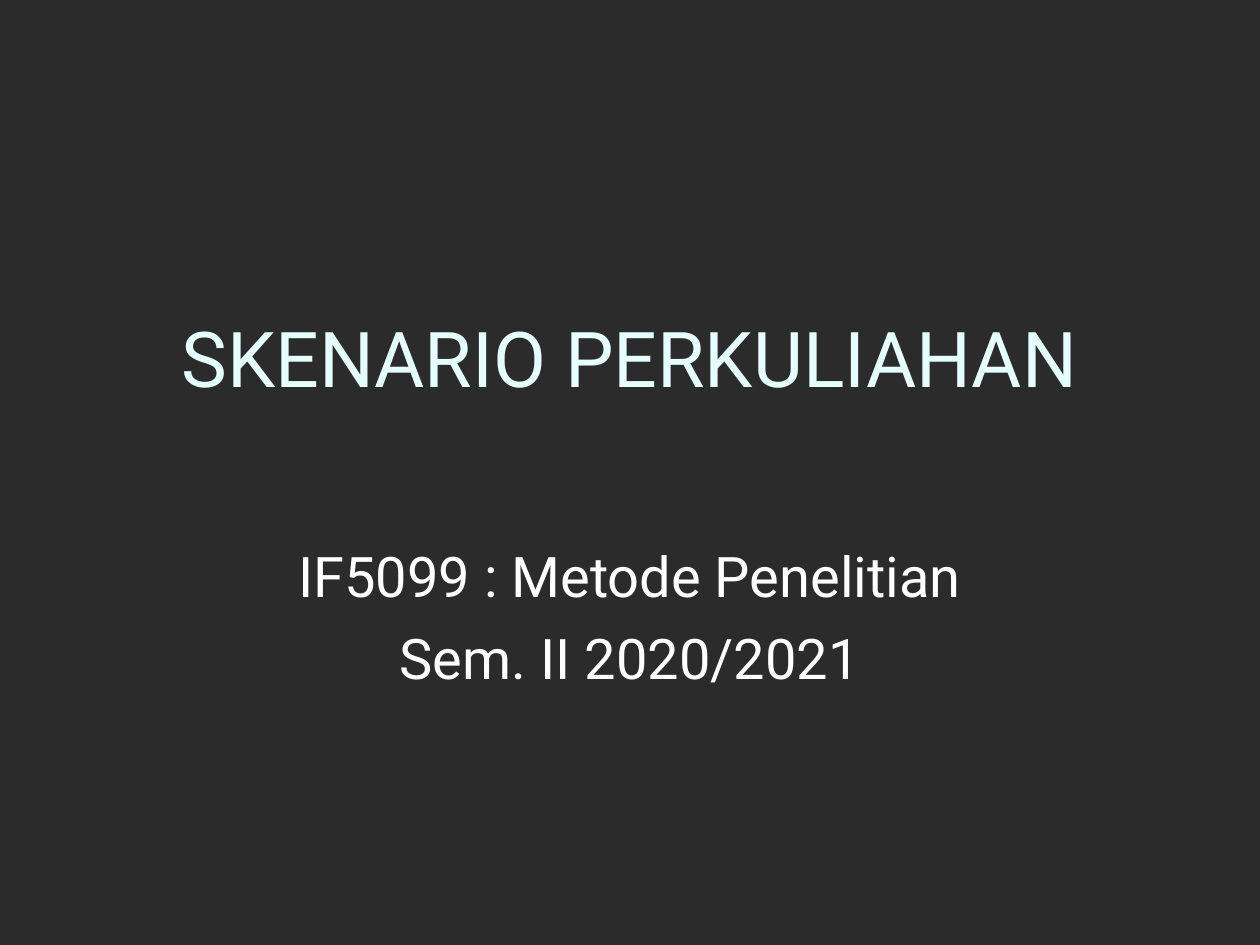
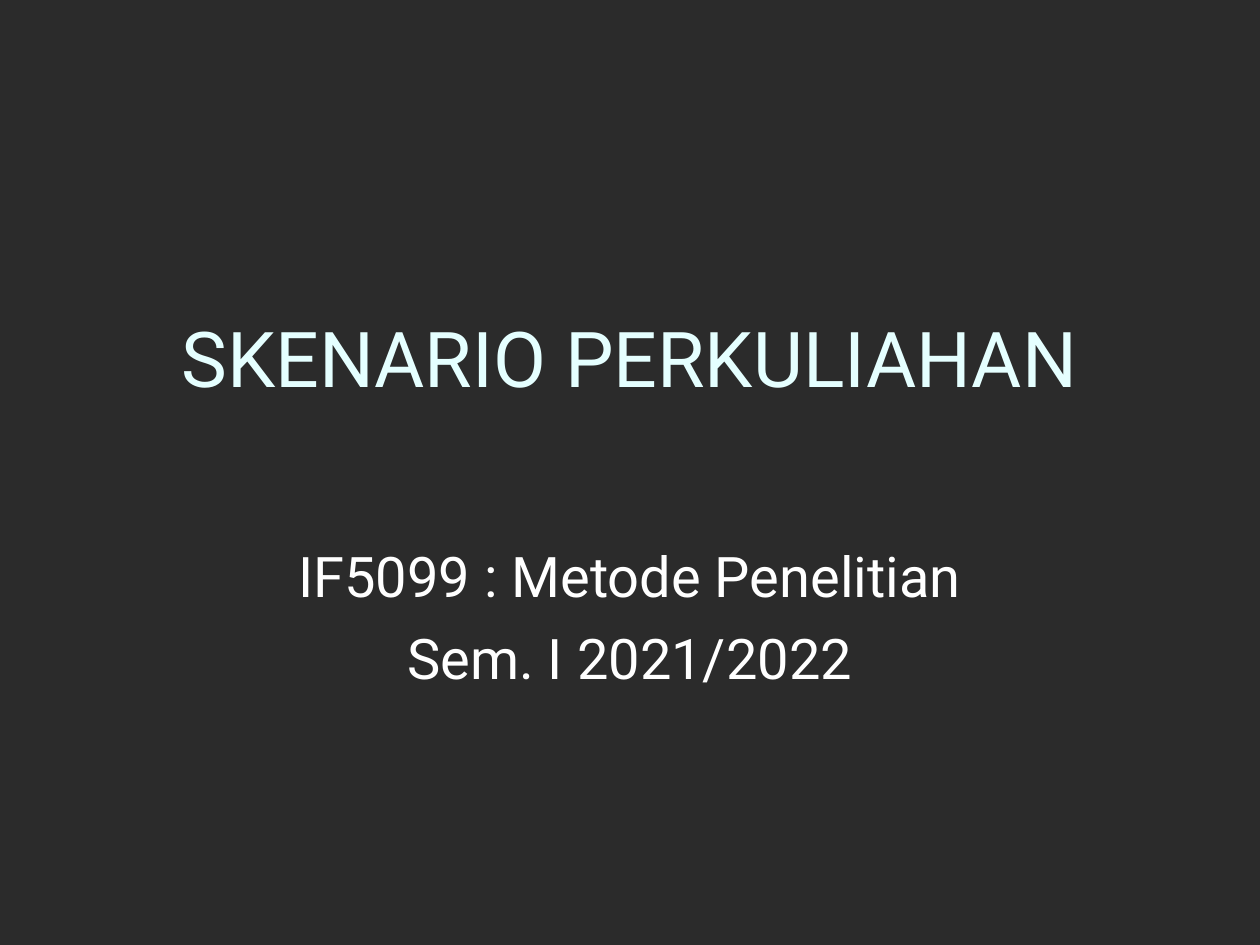
Before and after one commit to anwari32/IF5099-Metode-Penelitian, a slide deck: slide 1 of part1 TESIS.ppt. Drawn at 1260x945 pixels with LibreOffice and Linux fonts; fonts in the diff are those of the drawing; background and template pictures are left out; a plain dark background stands for a picture behind light text. Boxes give left, top, right and bottom in pixels: in the first picture for what was removed or moved away, otherwise in the second. Text is boxed around its words. In the diff, an @@ line names an element or a change of style, - is before the commit and + after.

```diff
--- a/part1 TESIS.ppt
+++ b/part1 TESIS.ppt
@@ subtitle at (407,638,852,683): text changed @@
-Sem. II 2020/2021
+Sem. I 2021/2022
```
Also in this commit, not shown: 1 other slide changed, 1 slide added, 3 other files.
